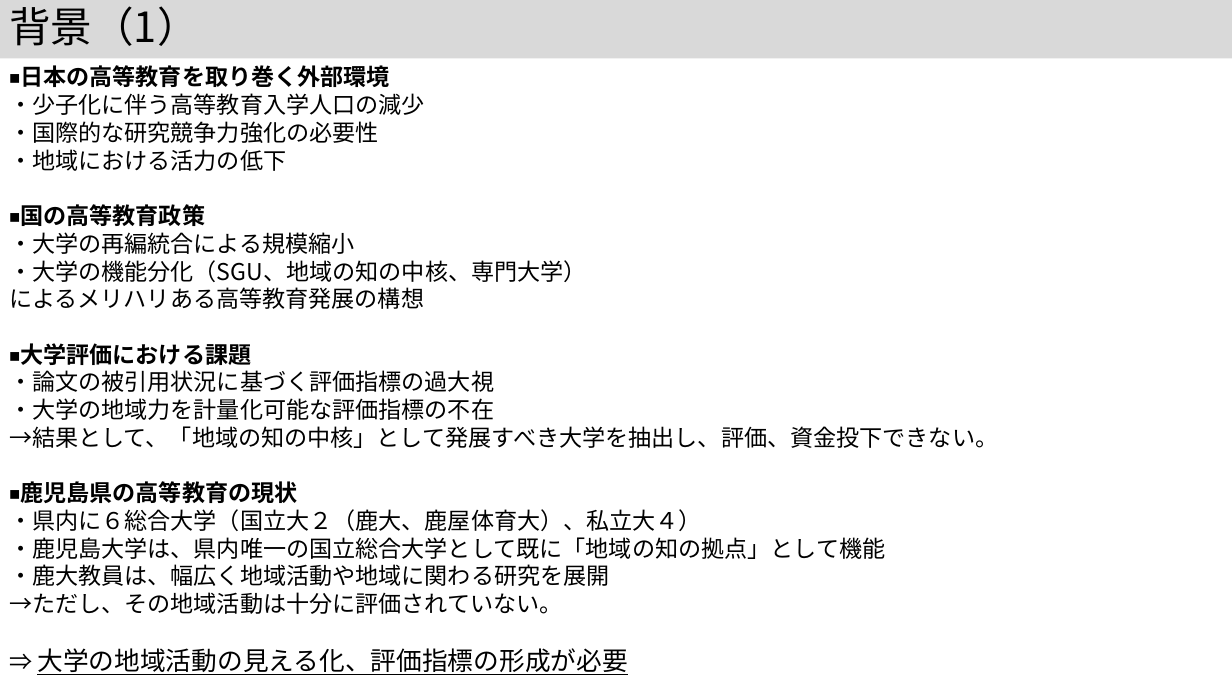
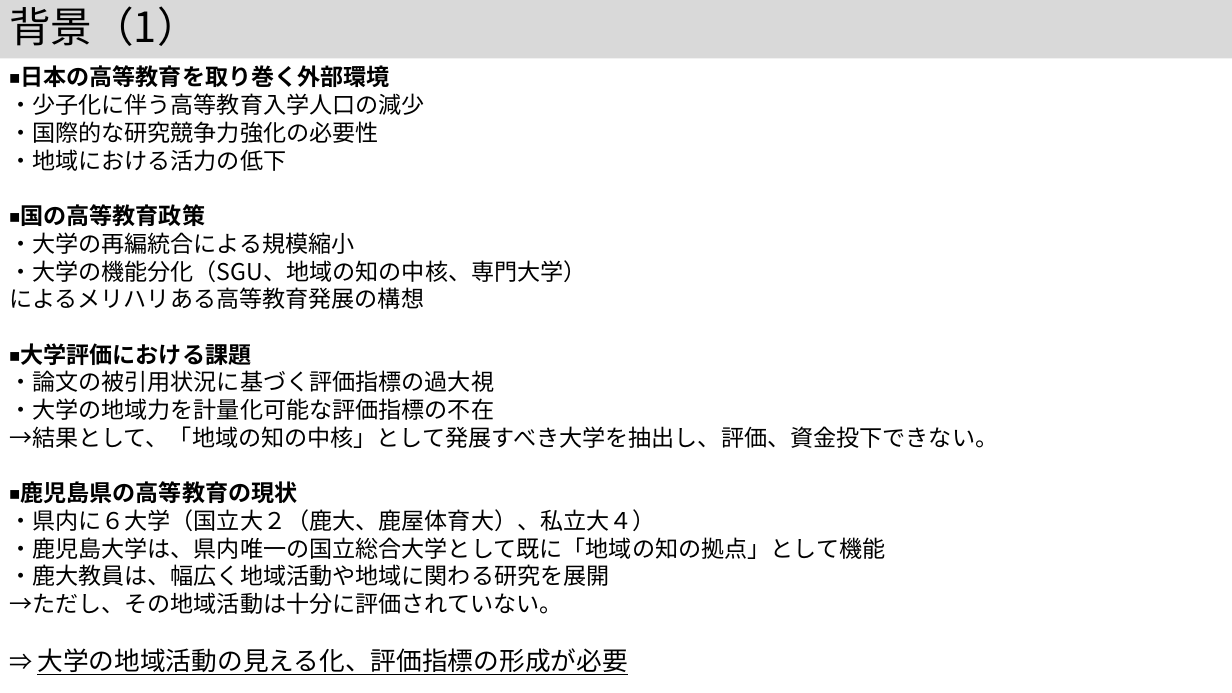
Before and after one commit to kouamano/nihongo-region-name-extract, a slide deck: slide 2 of jsik2026taikai_rev.pptx. Drawn at 1232x693 pixels with LibreOffice and Linux fonts; fonts in the diff are those of the drawing. Boxes give left, top, right and bottom in pixels: in the first picture for what was removed or moved away, otherwise in the second. Text is boxed around its words. In the diff, an @@ line names an element or a change of style, - is before the commit and + after.

```diff
--- a/jsik2026taikai_rev.pptx
+++ b/jsik2026taikai_rev.pptx
@@ text at (9,509,656,531): text changed @@
-・県内に６総合大学（国立大２（鹿大、鹿屋体育大）、私立大４）
+・県内に６大学（国立大２（鹿大、鹿屋体育大）、私立大４）
```
Also in this commit, not shown: 5 other slides changed.
